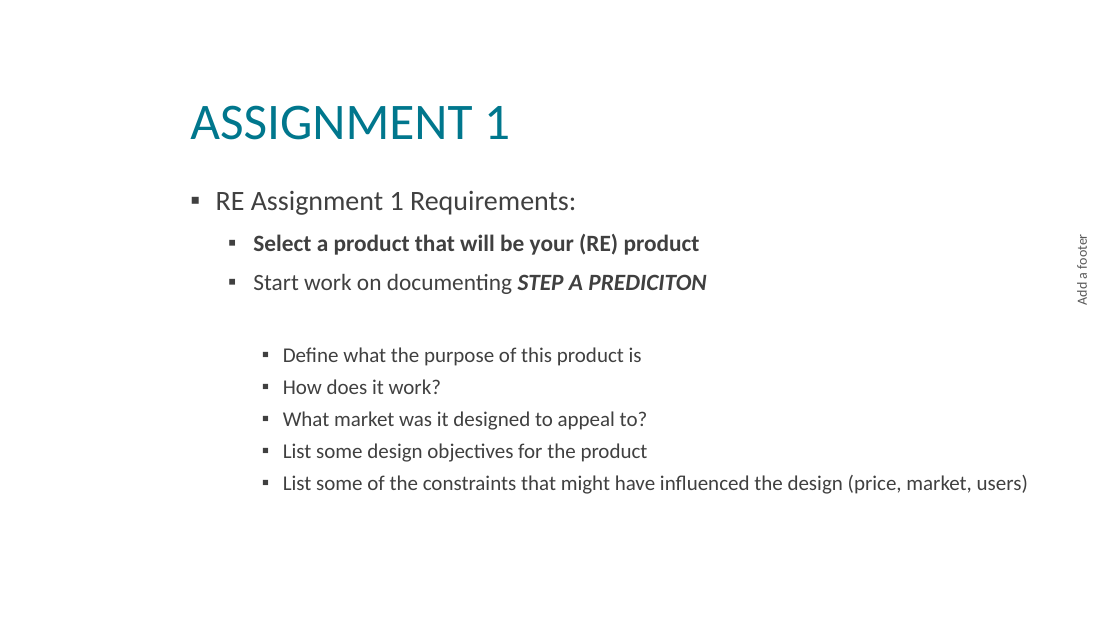
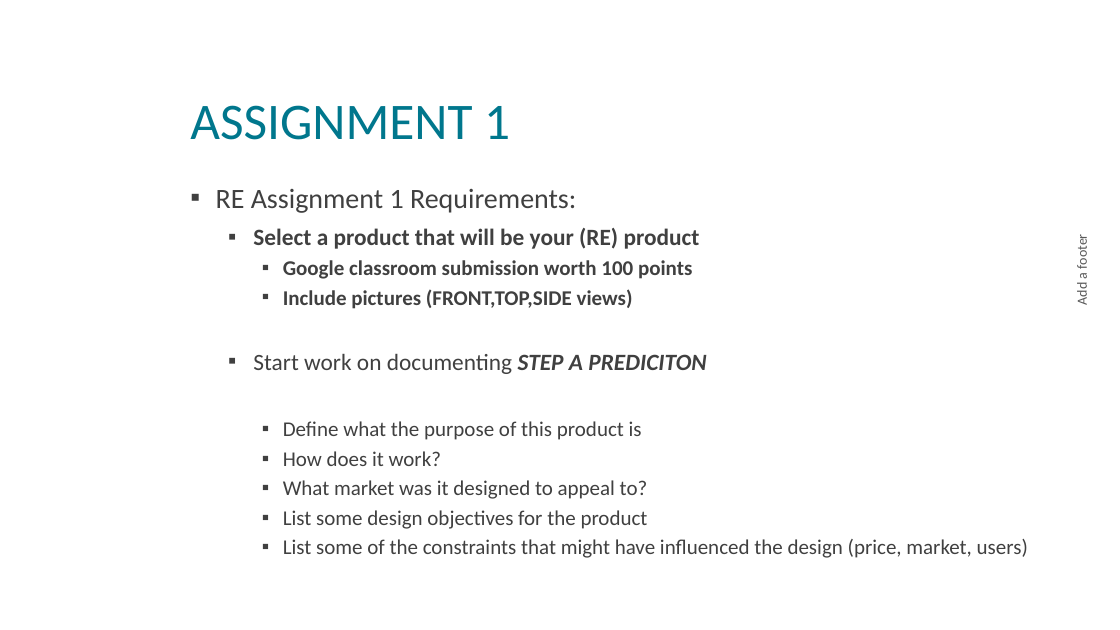
Before and after one commit to nickvertucci/Technology-Education-Curriculum, a slide deck: slide 17 of High School/Design and Drawing for Production/Unit 11 - Reverse Engineering/Section 1 - What is reverse engineering/Assets/Unit11S1 - What is reverse engineering.pptx. Drawn at 1120x630 pixels with LibreOffice and Linux fonts; fonts in the diff are those of the drawing; background and template pictures are left out. Boxes give left, top, right and bottom in pixels: in the first picture for what was removed or moved away, otherwise in the second. Text is boxed around its words. In the diff, an @@ line names an element or a change of style, - is before the commit and + after.

```diff
--- a/High School/Design and Drawing for Production/Unit 11 - Reverse Engineering/Section 1 - What is reverse engineering/Assets/Unit11S1 - What is reverse engineering.pptx
+++ b/High School/Design and Drawing for Production/Unit 11 - Reverse Engineering/Section 1 - What is reverse engineering/Assets/Unit11S1 - What is reverse engineering.pptx
@@ text at (253, 228, 1028, 558): line spacing 0.9 to 0.8 @@
@@ text at (283, 260, 692, 309): paragraphs added @@
+    ▪ Google classroom submission worth 100 points
+    ▪ Include pictures (FRONT,TOP,SIDE views)
```
Also in this commit, not shown: 1 other file.
